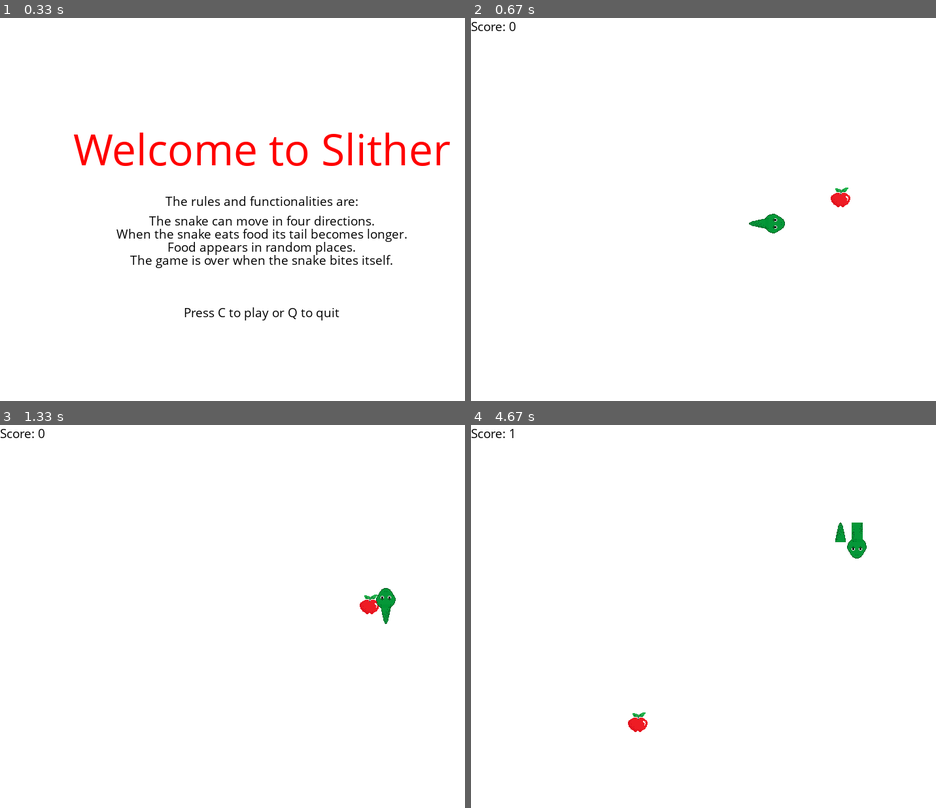
Above: before the commit, frames 1-4 (two rows, left to right).
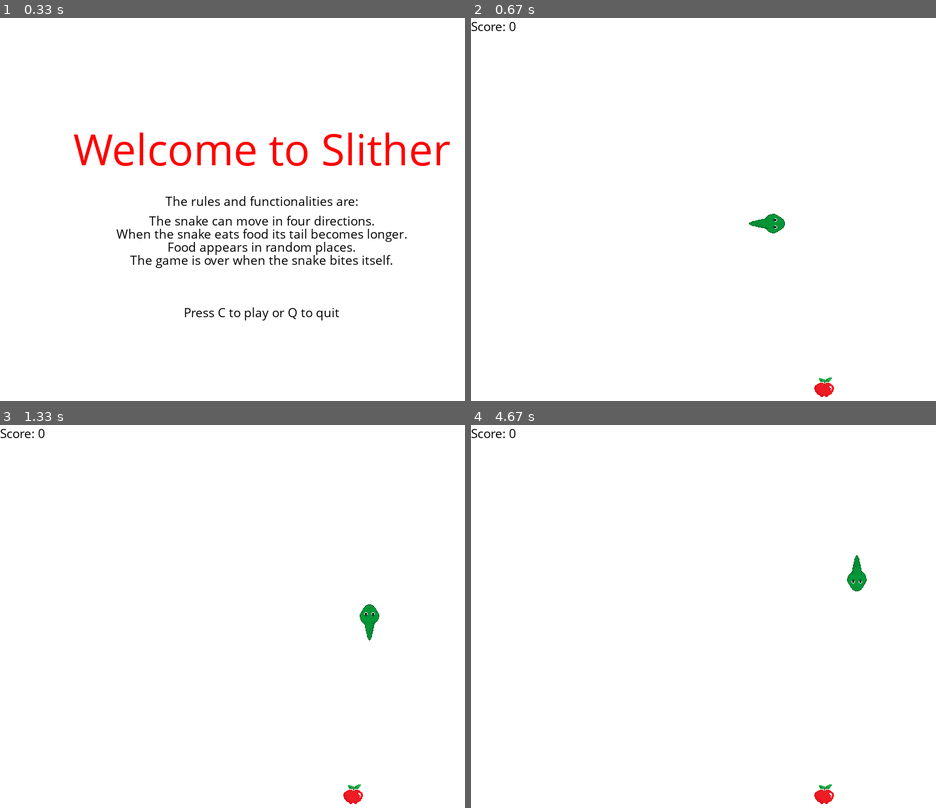
Above: after the commit, the same moments.

Repository: AmeliaLebioda/SNAKE-GAME
Game: pygame game, started from newpixel.py
The game is run twice, just before and just after one commit, with the same random seed, the same clock (stepped at 60 frames per second) and the same inputs.
Inputs:
- Up to frame 1 (0.33 s): no input
- Up to frame 2 (0.67 s): tap C at 0.33 s
- Up to frame 3 (1.33 s): hold Right 0.67-1.13 s; hold Up from 1.17 s (still down)
- Up to frame 4 (4.67 s): release Up at 1.63 s; hold Right 1.67-2.13 s; hold Left 2.17-2.7 s; hold Down 2.73-3.07 s; hold Left 3.1-3.5 s; hold Up 3.53-3.9 s; hold Right 3.93-4.57 s; hold Down from 4.6 s (still down)

Frame 1 is identical in both runs. In frame 2, 0.3% of the frame differs, in the area x 73-82%, y 44-99%; in frame 3, 0.7%; in frame 4, 0.9%, in the area x 8-86%, y 1-99%.

Commit message:
improve eating process

Diff:
--- a/newpixel.py
+++ b/newpixel.py
@@ -21,7 +21,7 @@
 clock = pygame.time.Clock()
 
 block_size= 25
-FPS =10
+FPS =8
 direction =  "right"
 smallfont = pygame.font.SysFont("comicsansms", 20)
 medfont = pygame.font.SysFont("comicsansms", 50)
@@ -156,8 +156,27 @@
     lead_x_change = block_size
     lead_y_change = 0
 
-    randAppleX=round (random.randrange(0,display_width-block_size)/10.0)*10.0
-    randAppleY=round (random.randrange(0,display_height-block_size)/10.0)*10.0
+    applelocationx = []
+    xapple = 25
+    while xapple<= display_width - 25:
+        applelocationx.append(xapple)
+        xapple=xapple+25
+
+    applelocationy = []
+    yapple = 25
+    while yapple<= display_height - 25:
+        applelocationy.append(yapple)
+        yapple=yapple+25
+
+
+
+
+
+    #randAppleX=round (random.randrange(0,display_width-block_size)/10.0)*10.0
+    #randAppleY=round (random.randrange(0,display_height-block_size)/10.0)*10.0
+    randAppleX = random.choice(applelocationx)
+    randAppleY = random.choice(applelocationy)
+
 
     while not gameExit:
 
@@ -209,21 +228,20 @@
         lead_y +=  lead_y_change
         gameDisplay.fill(white)
 
-        AppleThickness =20
+        AppleThickness =25
 
         #pygame.draw.rect(gameDisplay, red, [randAppleX,randAppleY,AppleThickness,AppleThickness])
         gameDisplay.blit(appleimage, (randAppleX,randAppleY))
         snakeHead=[]
-        #snakeTail = []
+
 
         snakeHead.append(lead_x)
         snakeHead.append(lead_y)
-        #snakeTail.append(lead_x - block_size)
-        #snakeTail.append(lead_y - block_size)
-
-        #snakeList.append(snakeTail)
+
+
+
         snakeList.append(snakeHead)
-        print (len(snakeList))
+
 
 
 
@@ -243,10 +261,12 @@
         score(snakeLenght - 2)
         pygame.display.update()
 
-        if lead_x>=randAppleX-AppleThickness and lead_x<=randAppleX+ AppleThickness:
-            if lead_y>=randAppleY - AppleThickness and lead_y<=randAppleY+AppleThickness:
-               randAppleX=round (random.randrange(0,display_width-block_size)/10.0)*10.0
-               randAppleY=round (random.randrange(0,display_height-block_size)/10.0)*10.0
+        if lead_x>randAppleX-AppleThickness and lead_x<randAppleX+ AppleThickness:
+            if lead_y>randAppleY - AppleThickness and lead_y<randAppleY+AppleThickness:
+               randAppleX=random.choice(applelocationx)
+               randAppleY=random.choice(applelocationy)
+               print (randAppleX)
+               print (randAppleY)
                snakeLenght += 1
 
 
